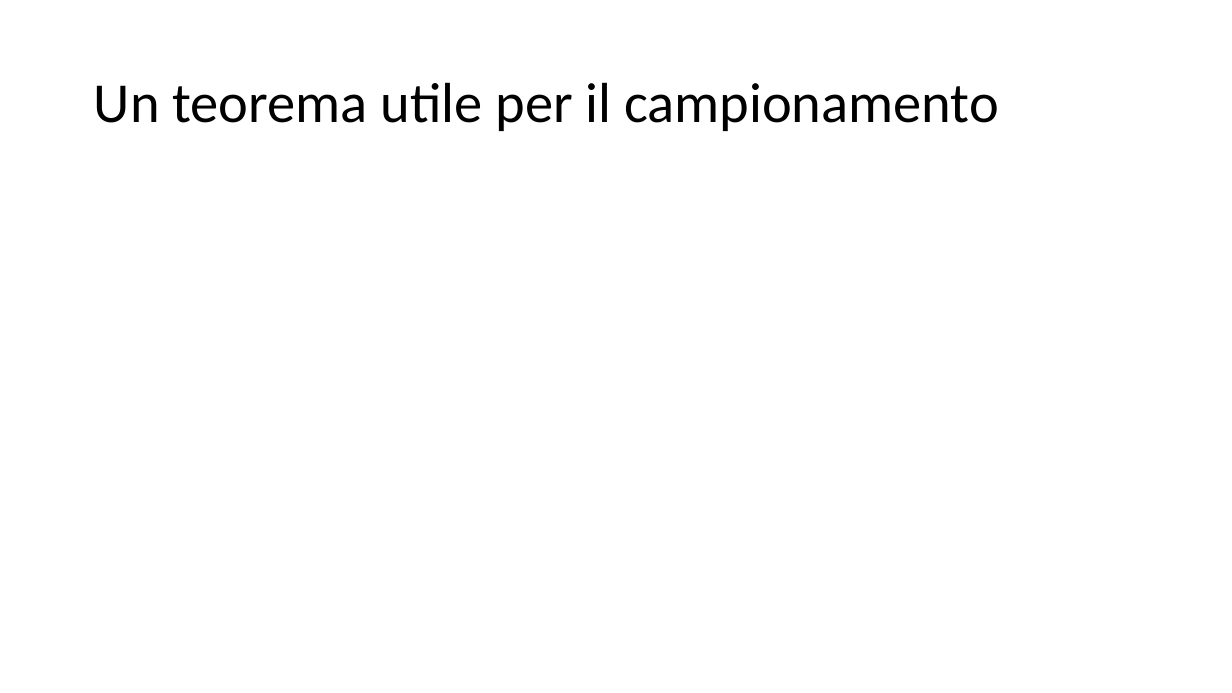
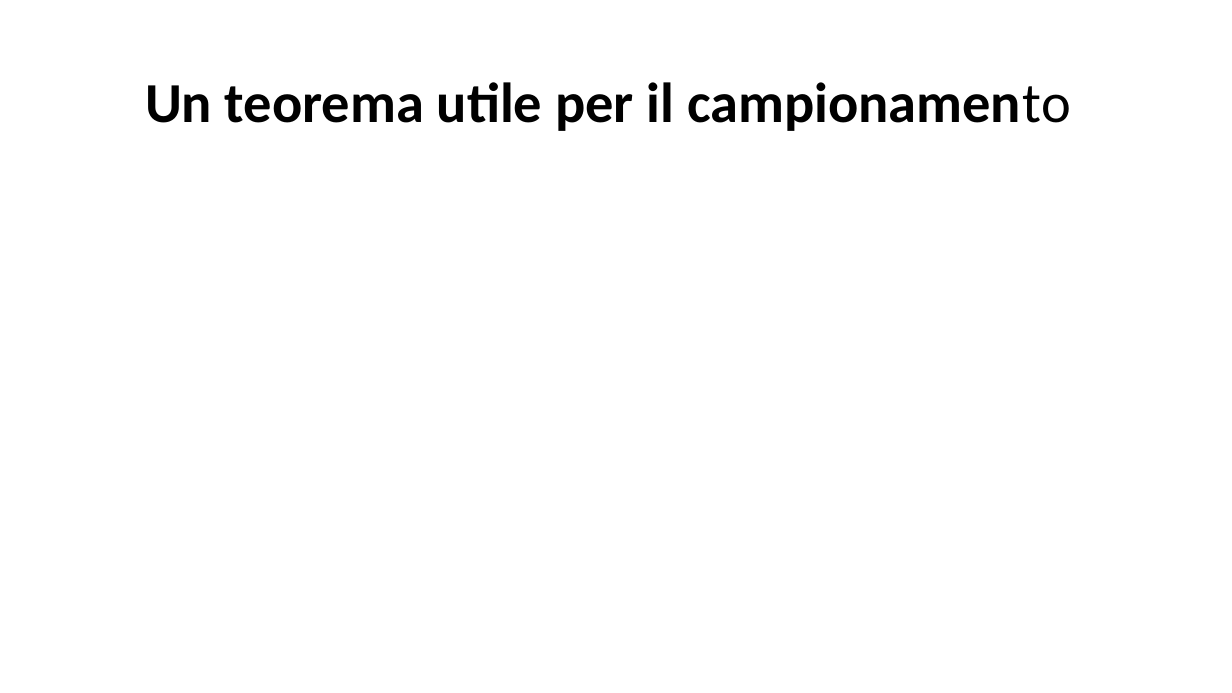
Before and after one commit to marcomonte94/Montecarlo, a slide deck: slide 22 of Slide Corso Metodi Montecarlo.pptx. Drawn at 1232x693 pixels with LibreOffice and Linux fonts; fonts in the diff are those of the drawing; grey boxes stand for pictures. Boxes give left, top, right and bottom in pixels: in the first picture for what was removed or moved away, otherwise in the second. Text is boxed around its words. In the diff, an @@ line names an element or a change of style, - is before the commit and + after.

```diff
--- a/Slide Corso Metodi Montecarlo.pptx
+++ b/Slide Corso Metodi Montecarlo.pptx
@@ title "Un teorema utile per il ..." at (145, 82, 1071, 131): bold on @@
```
Also in this commit, not shown: 8 other slides changed, 18 slides added, 3 other files.
